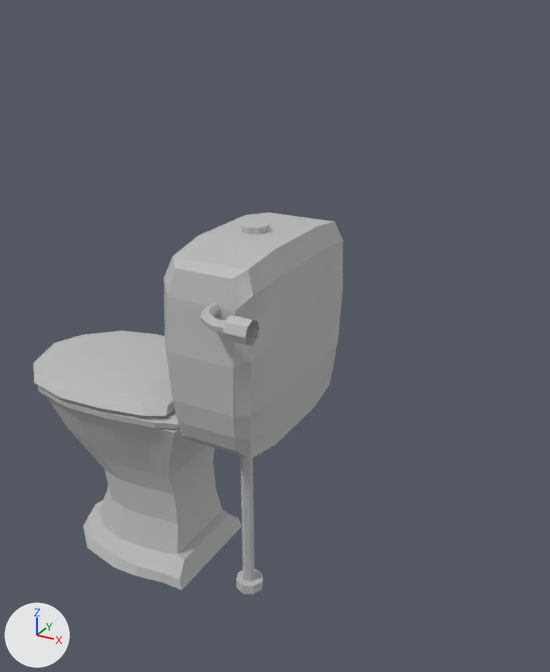
The FBX model Assets/3D Assets/bad/Toilette.fbx: old version first, new version second.
Both versions are drawn from a 50 mm lens placed at (1.04, -1.533, 1.561), pointed at (0.19, 0.013, 0.788). Arrows for +X, +Y and +Z are at lower left; the lights stay in place. Where no turn or scale is listed for an object, it has been applied to the vertices.

Objects in the first picture: 'Toilette', 'Toilette.Deckel', 'Toilette_Spühlkasten', 'Toilette_schüssel'.
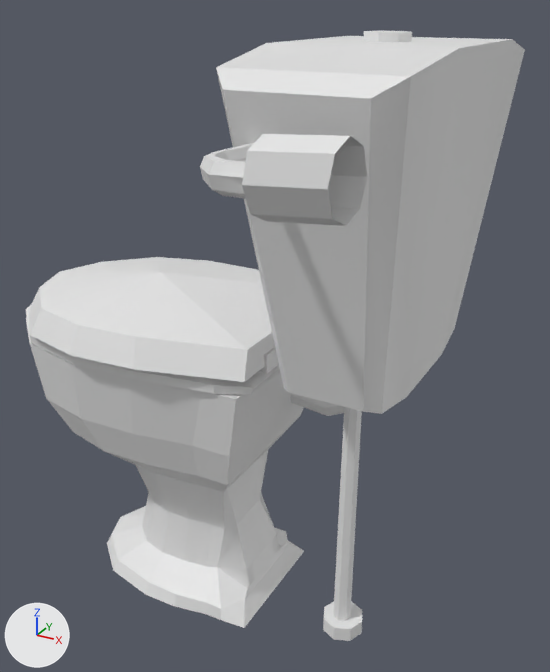
Where the newer file only moved an object's origin or applied its transform, the numbers keep the older frame.

Changed parts and their boxes (x1, y1, x2, y2) in the pictures (550 x 672 px; the box of a moved part takes in the faces that stretch with it):
'Toilette_Spühlkasten', reshaped, moved, turned
    before: (164, 212, 343, 594)
    after: (200, 31, 525, 641)
'Toilette', recoloured, reshaped, turned (grey to white)
    before: (46, 396, 241, 590)
    after: (26, 317, 304, 628)
'Toilette.Deckel', reshaped, moved, turned
    before: (33, 331, 175, 416)
    after: (29, 257, 279, 382)
'Toilette_schüssel', mesh rescaled
    before: (38, 385, 179, 429)
    after: (25, 305, 280, 395)
part 1 of me_toilette, moved or reshaped
    before: (241, 221, 269, 234)
    after: (364, 31, 412, 42)
part 2 of me_toilette, moved or reshaped
    before: (236, 569, 263, 594)
    after: (323, 601, 362, 641)
part 3 of me_toilette, added
    after: (200, 143, 254, 199)
part 4 of me_toilette, added
    after: (290, 393, 344, 416)
part 5 of me_toilette, added
    after: (216, 36, 525, 414)
part 6 of me_toilette, added
    after: (242, 134, 367, 226)
part 7 of me_toilette, added
    after: (333, 407, 362, 621)
part 8 of me_toilette, deleted
    before: (164, 212, 343, 459)
part 9 of me_toilette, deleted
    before: (200, 303, 225, 333)
part 10 of me_toilette, deleted
    before: (223, 315, 259, 345)
part 11 of me_toilette, deleted
    before: (240, 456, 254, 581)

The change, as a list of edits to the scene's bpy script:
```text
Change me_toilette_002:
    used by ob_toilette_deckel; location = (-0.032, 0.014, 0.574); rotation_euler = (1.571, 0.0, 0.0), in degrees (90, 0, 0)
    remove me_toilette_002.from_pydata(...)  # 92 vertices, 100 faces; spans x -0.575..0.0, y 0.0..0.055, z -0.219..0.23
    remove me_toilette_002.materials.append(mat_initialshadinggroup)  # grey #bcbcbc
    add me_toilette_002.from_pydata(...)  # 74 vertices, 80 faces; spans x -0.805..0.0, y -0.322..0.307, z 0.0..0.142
    me_toilette_002 part 12: the whole mesh is rebuilt
Change me_toilette:
    used by ob_toilette_spühlkasten; location = (0.0, 0.0, 0.0); rotation_euler = (1.571, 0.0, 0.0), in degrees (90, 0, 0)
    remove me_toilette.from_pydata(...)  # 214 vertices, 188 faces; spans x -0.079..0.328, y -0.022..1.074, z -0.275..0.358
    remove me_toilette.materials.append(mat_initialshadinggroup)  # grey #bcbcbc
    add me_toilette.from_pydata(...)  # 166 vertices, 140 faces; spans x -0.11..0.4, y -0.644..0.44, z -0.031..1.507
    me_toilette part 1: the loose piece of 17 vertices spanning x 0.109..0.177, y 1.056..1.074, z -0.034..0.034 is turned 89.9 degrees about the x axis through its middle and scaled by 1.47, then moved by (0.057, -1.065, 1.493)
    me_toilette part 2: the loose piece of 17 vertices spanning x 0.084..0.165, y -0.013..0.017, z -0.019..0.062 is turned 90 degrees about the x axis through the mesh origin and scaled by 1.4
    me_toilette part 3: a new loose piece of 42 vertices spanning x 0.115..0.277, y -0.609..-0.307, z 1.295..1.354
    me_toilette part 4: a new loose piece of 35 vertices spanning x -0.11..0.196, y 0.069..0.14, z 0.546..0.784
    me_toilette part 5: a new loose piece of 24 vertices spanning x 0.029..0.4, y -0.43..0.44, z 0.779..1.489
    me_toilette part 6: a new loose piece of 17 vertices spanning x 0.246..0.379, y -0.644..-0.511, z 1.265..1.398
    me_toilette part 7: a new loose piece of 14 vertices spanning x 0.148..0.196, y -0.057..-0.01, z -0.031..0.808
    me_toilette part 8: the loose piece of 72 vertices spanning x 0.028..0.278, y 0.554..1.059, z -0.275..0.268 is deleted
    me_toilette part 9: the loose piece of 42 vertices spanning x 0.177..0.284, y 0.941..0.967, z 0.225..0.342 is deleted
    me_toilette part 10: the loose piece of 17 vertices spanning x 0.275..0.328, y 0.929..0.984, z 0.303..0.358 is deleted
    me_toilette part 11: the loose piece of 14 vertices spanning x 0.106..0.139, y -0.022..0.577, z 0.008..0.041 is deleted
Change me_toilette_003:
    where me_toilette_003.from_pydata(...)  # 76 vertices, 78 faces; spans x -0.599..0.01, y -0.21..0.224, z 0.0..0.036
    me_toilette_003 part 14: the whole mesh is scaled about its middle by 1.4, then moved by (0.142, 0.002, 0.202)
Change me_toilette_004:
    used by ob_toilette; location = (0.0, 0.0, 0.0); rotation_euler = (1.571, 0.0, 0.0), in degrees (90, 0, 0)
    remove me_toilette_004.from_pydata(...)  # 244 vertices, 229 faces; spans x -0.591..-0.006, y 0.012..0.546, z -0.215..0.197
    remove me_toilette_004.materials.append(mat_initialshadinggroup)  # grey #bcbcbc
    add me_toilette_004.from_pydata(...)  # 244 vertices, 229 faces; spans x -0.587..0.232, y -0.287..0.29, z -0.004..0.743
    me_toilette_004 part 13: 244 of 244 vertices moved; they spanned x -0.591..-0.006, y 0.012..0.546, z -0.215..0.197 and now span x -0.587..0.232, y -0.287..0.29, z -0.004..0.743; mean shift (0.16, -0.263, 0.353); largest move (-0.006, 0.545, 0.168) -> (0.232, -0.246, 0.742)
Change ob_toilette_deckel:
    ob_toilette_deckel.rotation_euler: (1.571, 0.0, 0.0) -> (0.0, 0.0, 0.0)  # degrees (90, 0, 0) -> degrees (0, 0, 0)
    ob_toilette_deckel.location: (-0.032, 0.014, 0.574) -> (0.259, 0.0, 0.77)
Change ob_toilette_spühlkasten:
    ob_toilette_spühlkasten.rotation_euler: (1.571, 0.0, 0.0) -> (0.0, 0.0, 0.0)  # degrees (90, 0, 0) -> degrees (0, 0, 0)
    ob_toilette_spühlkasten.location: (0.0, 0.0, 0.0) -> (0.253, -0.002, 0.0)
Change ob_toilette:
    ob_toilette.rotation_euler: (1.571, 0.0, 0.0) -> (0.0, 0.0, 0.0)  # degrees (90, 0, 0) -> degrees (0, 0, 0)
```
